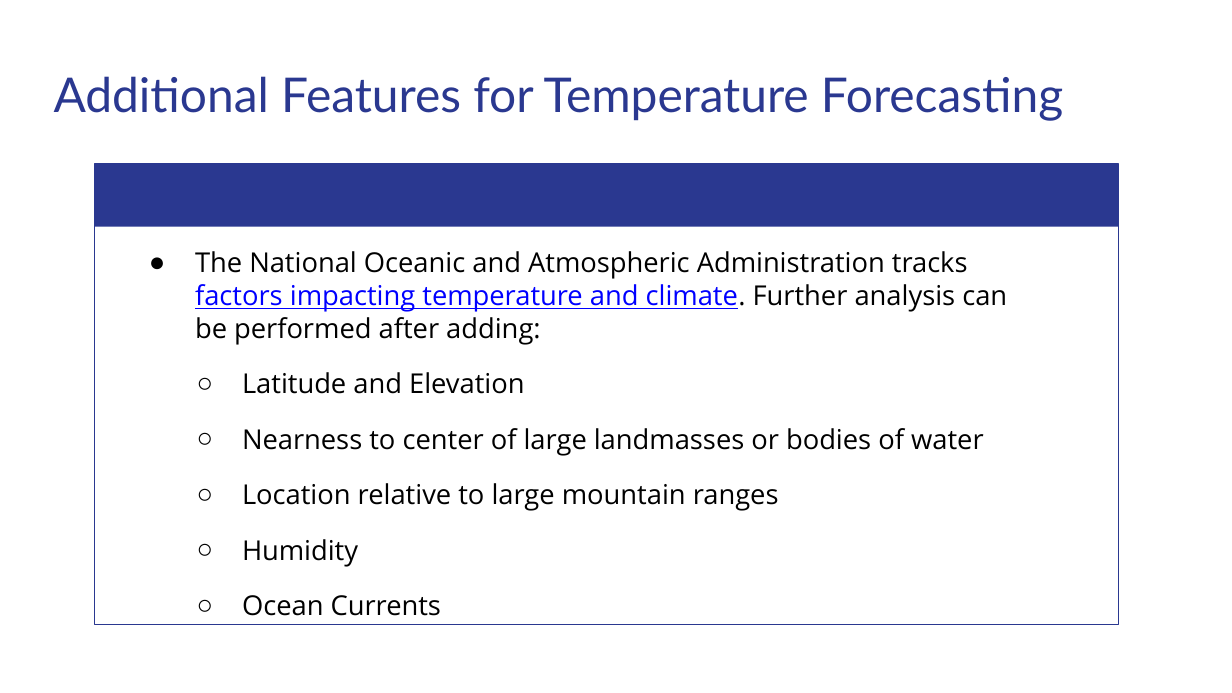
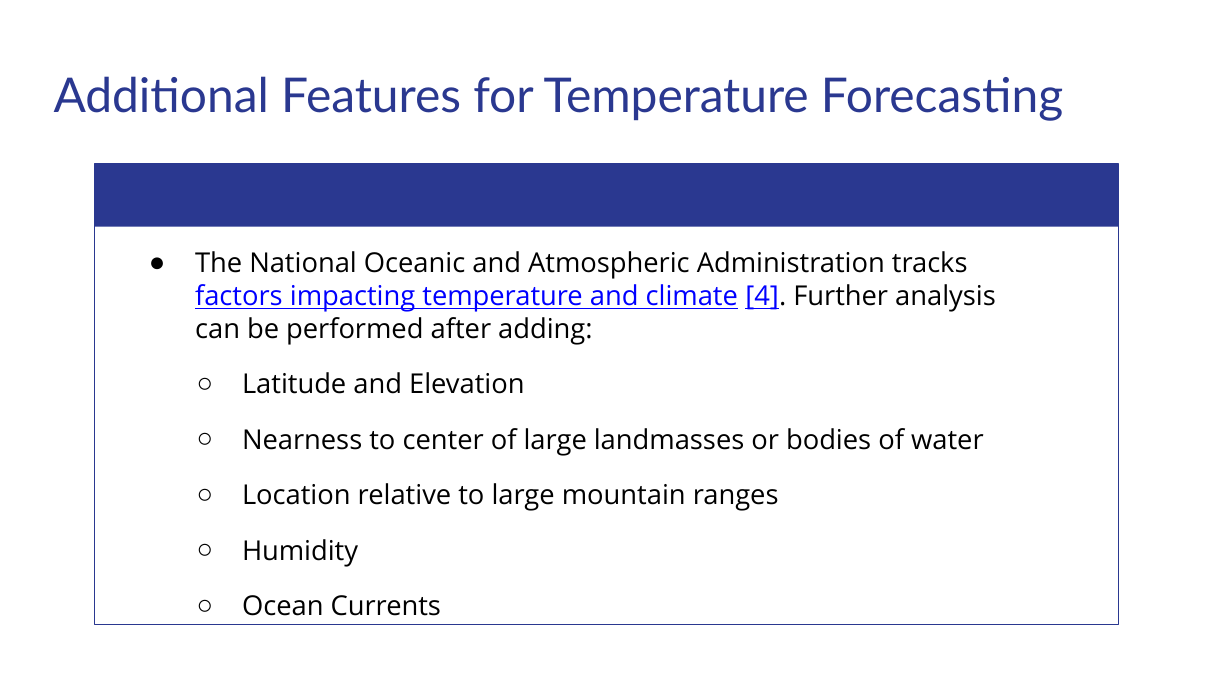
Before and after one commit to matthewshawnkehoe/Data-Science-Projects, a slide deck: slide 26 of Capstone Projects/Capstone_Two_Supervised_ML/Predicting_Temperature_Change.pptx. Drawn at 1232x693 pixels with LibreOffice and Linux fonts; fonts in the diff are those of the drawing. Boxes give left, top, right and bottom in pixels: in the first picture for what was removed or moved away, otherwise in the second. Text is boxed around its words. In the diff, an @@ line names an element or a change of style, - is before the commit and + after.

```diff
--- a/Capstone Projects/Capstone_Two_Supervised_ML/Predicting_Temperature_Change.pptx
+++ b/Capstone Projects/Capstone_Two_Supervised_ML/Predicting_Temperature_Change.pptx
@@ text at (x1=195, y1=251, x2=996, y2=345): text changed @@
-● The National Oceanic and Atmospheric Administration tracks factors impacting temperature and climate. Further analysis can be performed after adding:
+● The National Oceanic and Atmospheric Administration tracks factors impacting temperature and climate [4]. Further analysis can be performed after adding:
```
Also in this commit, not shown: 4 other slides changed, 2 slides added.
